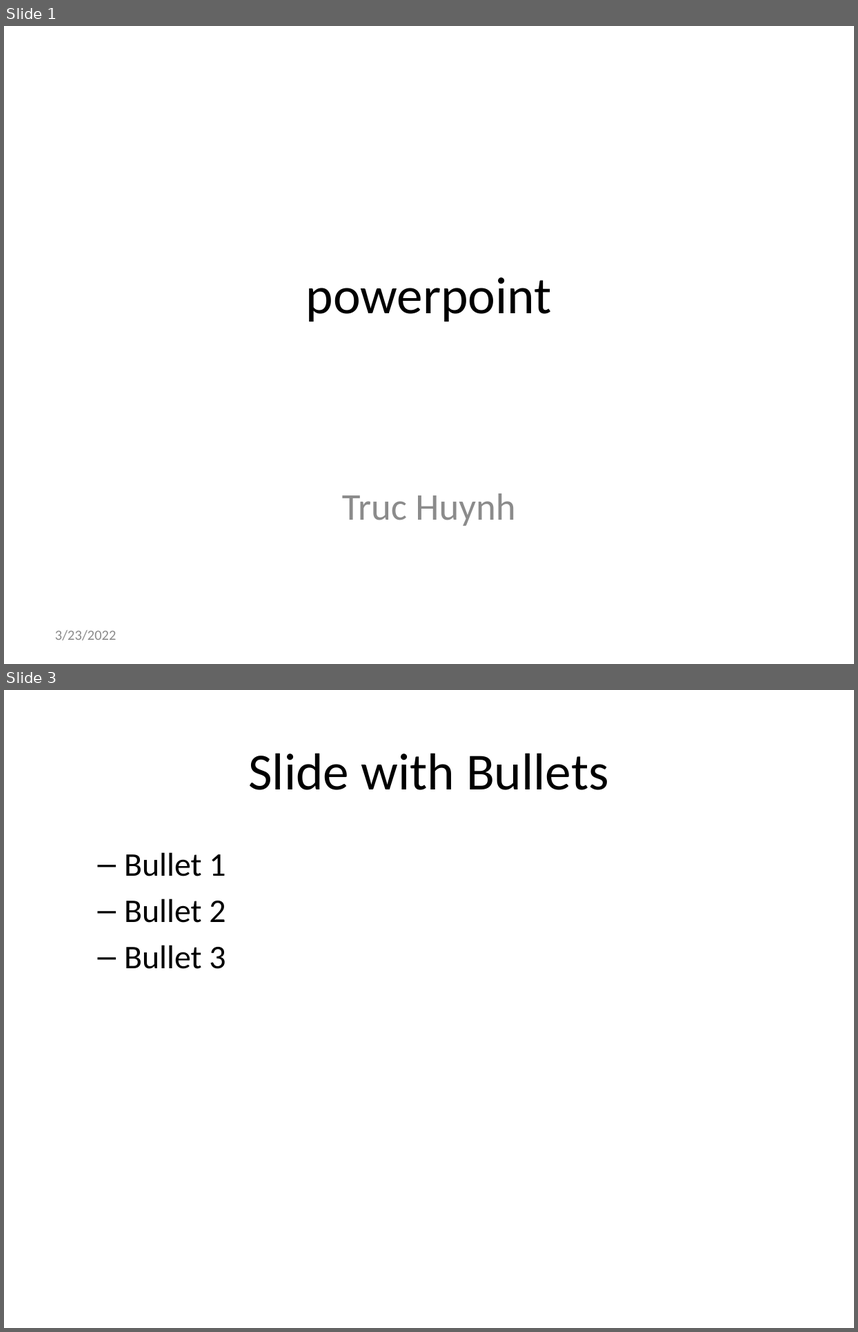
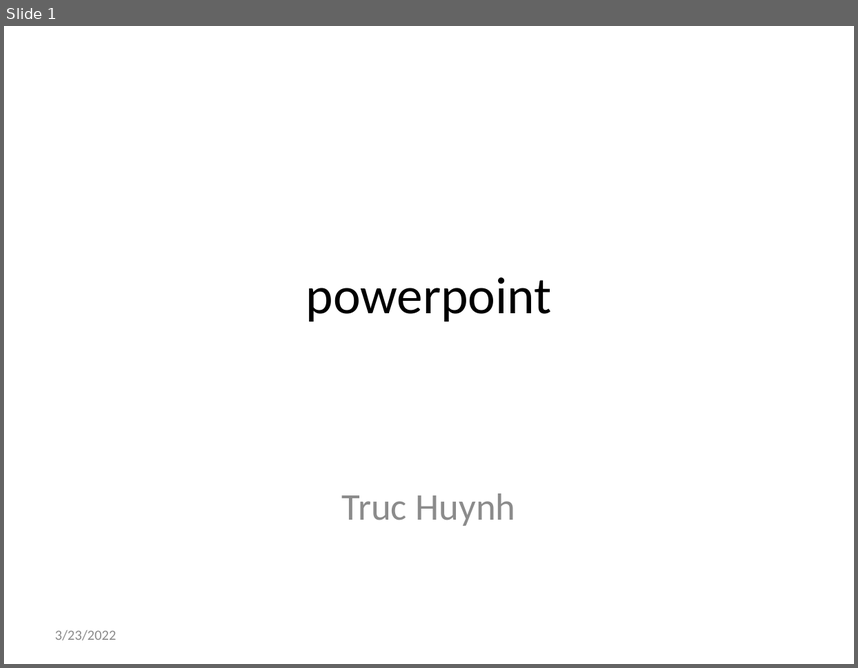
Before and after one commit to jackyhuynh/SecurityTesting, a slide deck: powerpoint.pptx. Shown one above the other, each under a label of ours: slides 1 and 3 before the commit, slide 1 after it; the slides between them are not shown. The pictures are 858x1332 and 858x668 pixels, drawn with LibreOffice and Linux fonts; fonts in the diff are those of the drawing. Boxes give left, top, right and bottom in pixels: in the first picture for what was removed or moved away, otherwise in the second. Text is boxed around its words. In the diff, an @@ line names an element or a change of style, - is before the commit and + after.

```diff
--- a/powerpoint.pptx
+++ b/powerpoint.pptx
@@ slide 3 removed at bbox=[4, 690, 854, 1328], background #FFFFFF @@
@@ title removed at bbox=[248, 753, 609, 790] @@
-Slide with Bullets
@@ text removed at bbox=[124, 852, 225, 969] @@
-  – Bullet 1
-  – Bullet 2
-  – Bullet 3
```
Also in this commit, not shown: 9 slides added, 3 other slides removed.
